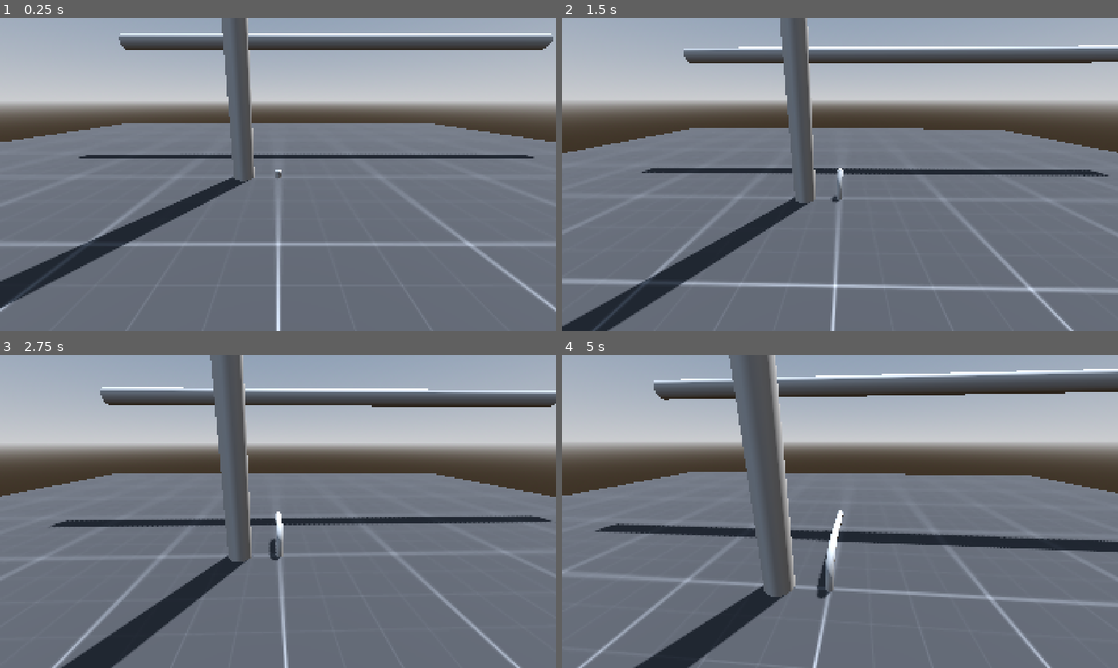
Above: before the commit, frames 1-4 (two rows, left to right).
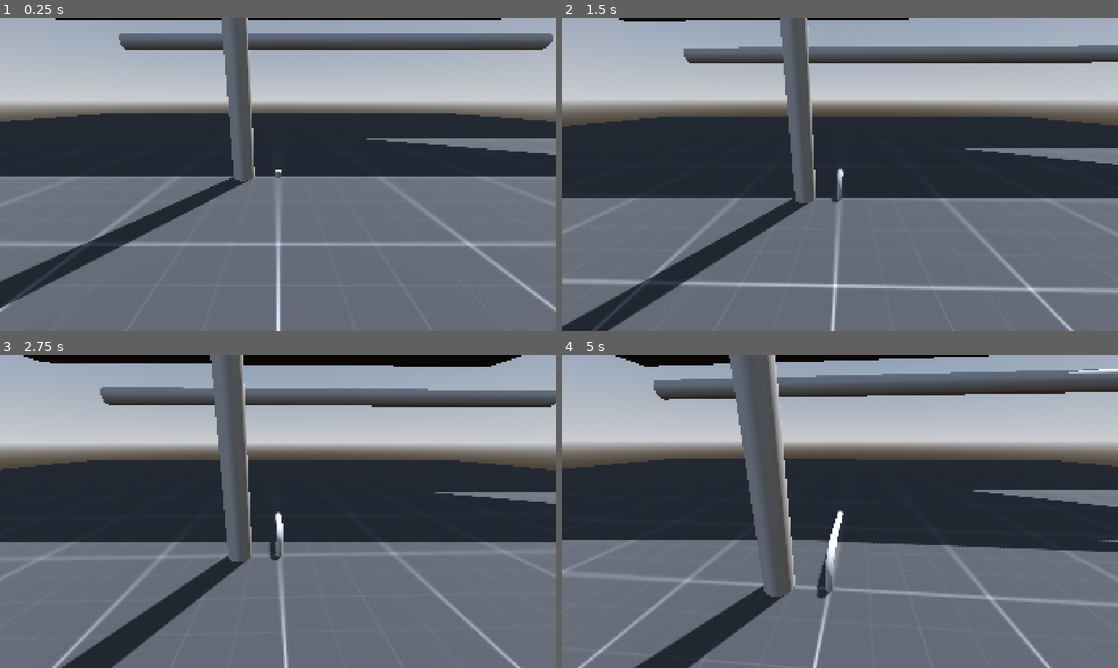
Above: after the commit, the same moments.

Repository: Bartticus/godot-wild-jam-79
Game: Godot game, scene res://Scenes/test_scene.tscn
Two runs of this game, one before a commit and one after it. Both use one fixed random seed, a clock stepped at 60 frames per second and the inputs below.
Inputs (mouse positions are in pixels of both pictures, inside the frame that each line leads up to):
- Up to frame 1 (0.25 s): no input
- Up to frame 2 (1.5 s): tap Enter (ui_accept) at 0.5, 0.77 s; move the mouse to (867, 174) at 0.52 s; press the mouse at (867, 174) at 0.53 s; hold W (move_forward) from 0.53 s (still down); move the mouse to (812, 174) at 1.27 s; release the mouse at (812, 174) at 1.28 s; click (812, 174) at 1.35 s
- Up to frame 3 (2.75 s): keep holding W (move_forward); tap Enter (ui_accept) at 1.52 s; move the mouse to (289, 505) at 2.02 s; press the mouse at (289, 505) at 2.03 s
- Up to frame 4 (5 s): keep holding W (move_forward); move the mouse to (834, 517) at 2.77 s; release the mouse at (834, 517) at 2.78 s; click (834, 517) at 2.85 s; tap Enter (ui_accept) at 3.02, 3.77, 4.52 s; move the mouse to (878, 514) at 3.52 s; press the mouse at (878, 514) at 3.53 s; move the mouse to (795, 508) at 4.27 s; release the mouse at (795, 508) at 4.28 s; click (795, 508) at 4.35 s

The runs differ from the first frame. In frame 1, 18% of the frame differs, in the area x 0-100%, y 0-51%; in frame 2, 24%; in frame 3, 26%, in the area x 0-100%, y 0-60%; in frame 4, 23%.

Commit message:
Removed collision on vine, added ceiling

Diff:
--- a/Scenes/test_scene.tscn
+++ b/Scenes/test_scene.tscn
@@ -16,7 +16,7 @@
 tonemap_mode = 2
 
 [sub_resource type="BoxShape3D" id="BoxShape3D_hb2xm"]
-size = Vector3(50, 2, 50)
+size = Vector3(100, 2, 100)
 
 [sub_resource type="StandardMaterial3D" id="StandardMaterial3D_ak5v8"]
 albedo_texture = ExtResource("1_r5l72")
@@ -25,7 +25,14 @@
 
 [sub_resource type="BoxMesh" id="BoxMesh_x033f"]
 material = SubResource("StandardMaterial3D_ak5v8")
-size = Vector3(50, 2, 50)
+size = Vector3(100, 2, 100)
+
+[sub_resource type="BoxShape3D" id="BoxShape3D_r5l72"]
+size = Vector3(200, 2, 200)
+
+[sub_resource type="BoxMesh" id="BoxMesh_r5l72"]
+material = SubResource("StandardMaterial3D_ak5v8")
+size = Vector3(200, 2, 200)
 
 [sub_resource type="CylinderShape3D" id="CylinderShape3D_r5l72"]
 height = 30.0
@@ -53,6 +60,15 @@
 [node name="MeshInstance3D" type="MeshInstance3D" parent="World/StaticBody3D"]
 mesh = SubResource("BoxMesh_x033f")
 
+[node name="StaticBody3D4" type="StaticBody3D" parent="World"]
+transform = Transform3D(1, 0, 0, 0, 1, 0, 0, 0, 1, 0, 39.7171, 0)
+
+[node name="CollisionShape3D" type="CollisionShape3D" parent="World/StaticBody3D4"]
+shape = SubResource("BoxShape3D_r5l72")
+
+[node name="MeshInstance3D" type="MeshInstance3D" parent="World/StaticBody3D4"]
+mesh = SubResource("BoxMesh_r5l72")
+
 [node name="StaticBody3D2" type="StaticBody3D" parent="World"]
 transform = Transform3D(1, 0, 0, 0, 1, 0, 0, 0, 1, -1.67129, 5.79628, 0)
 collision_layer = 2
--- a/Scenes/vine_path.tscn
+++ b/Scenes/vine_path.tscn
@@ -22,7 +22,6 @@
 script = ExtResource("1_i67k4")
 
 [node name="CSGPolygon3D" type="CSGPolygon3D" parent="."]
-use_collision = true
 polygon = PackedVector2Array(-0.137531, 0.0508929, -0.0694265, 0.134122, 0.0711122, 0.134593, 0.132261, 0.0569297, 0.122923, -0.0827187, 0.0537749, -0.141041, -0.0669762, -0.137534, -0.13089, -0.0813054)
 mode = 2
 path_node = NodePath("..")
Not shown: 1 places in Scenes/test_scene.tscn that only renumber resources
Not shown, removed: README.md
